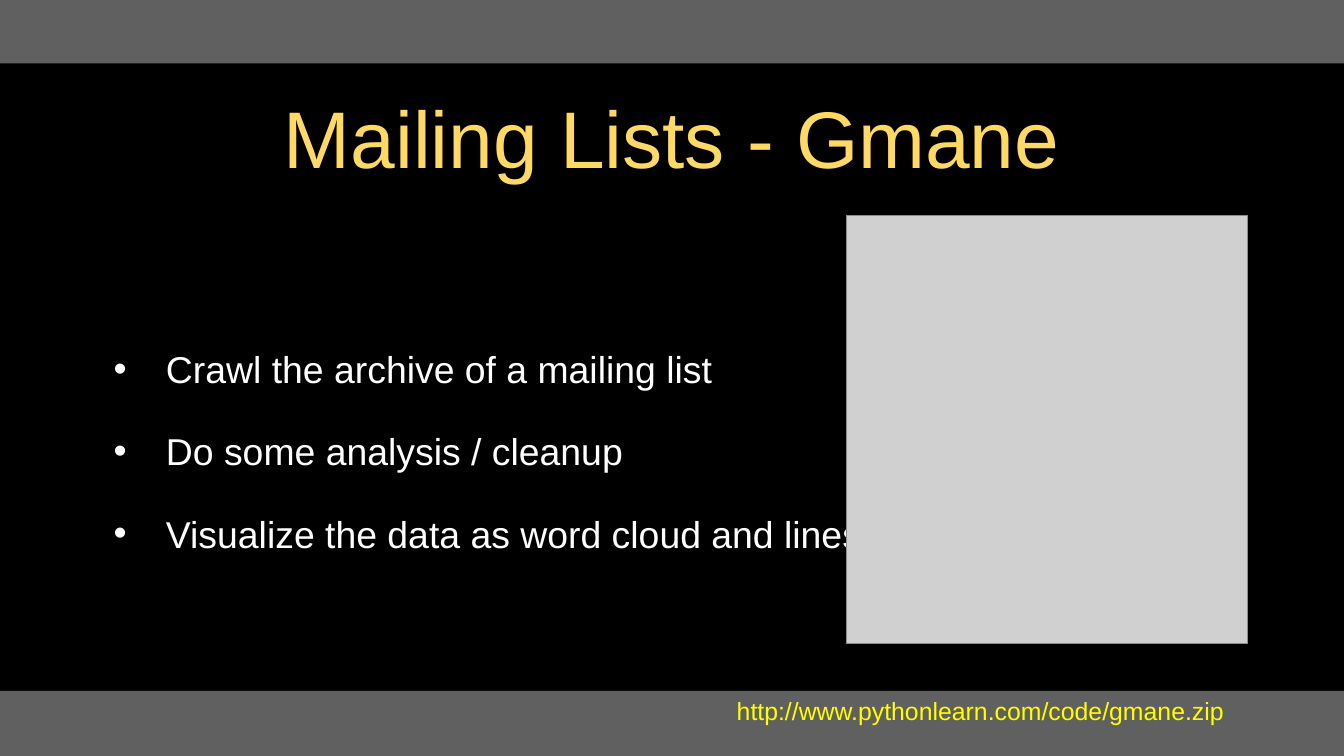
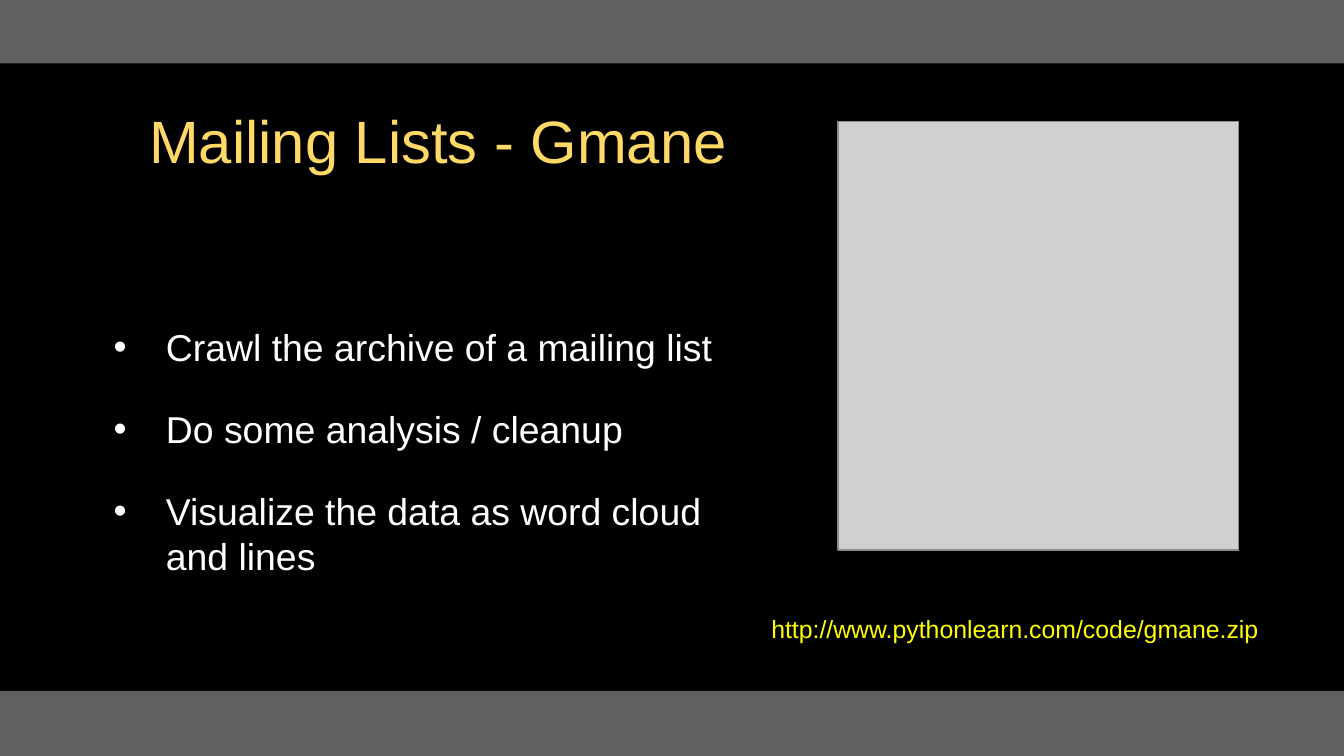
Before and after one commit to csev/py4e, a slide deck: slide 16 of lectures3/Pythonlearn-16-Data-Viz.pptx. Drawn at 1344x756 pixels with LibreOffice and Linux fonts; fonts in the diff are those of the drawing; grey boxes stand for pictures. Boxes give left, top, right and bottom in pixels: in the first picture for what was removed or moved away, otherwise in the second. Text is boxed around its words. In the diff, an @@ line names an element or a change of style, - is before the commit and + after.

```diff
--- a/lectures3/Pythonlearn-16-Data-Viz.pptx
+++ b/lectures3/Pythonlearn-16-Data-Viz.pptx
@@ title "Mailing Lists - Gmane" at [149,119,727,174]: size 43 to 32 pt @@
@@ picture: place and size @@
-picture at [847,215,1247,644]
+picture at [837,121,1238,550]
@@ text "Crawl the archive of a ..." rewrapped from [166,356,861,555] to [166,334,712,571] @@
@@ text "http://www.pythonlearn.com/code/gmane.zip": place and size @@
-text "http://www.pythonlearn.com/code/gmane.zip" at [737,702,1224,725]
+text "http://www.pythonlearn.com/code/gmane.zip" at [771,620,1258,643]
@@ text "http://www.pythonlearn.com/code/gmane.zip" at [771,620,1258,643]: alignment left to centre; vertical alignment top to middle @@
```
Also in this commit, not shown: 18 other slides changed, 1 other file.
